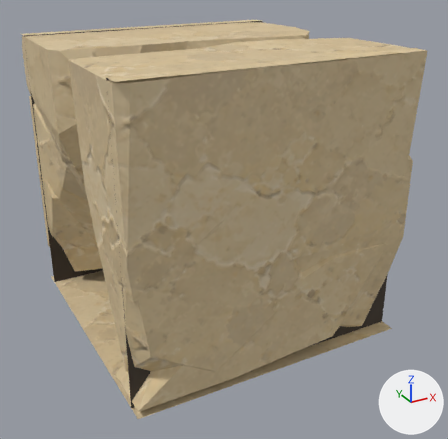
One commit to the glTF model assets/custom/models/ground_modules/ground_square_strip_10.glb: the scene before it, then after it.
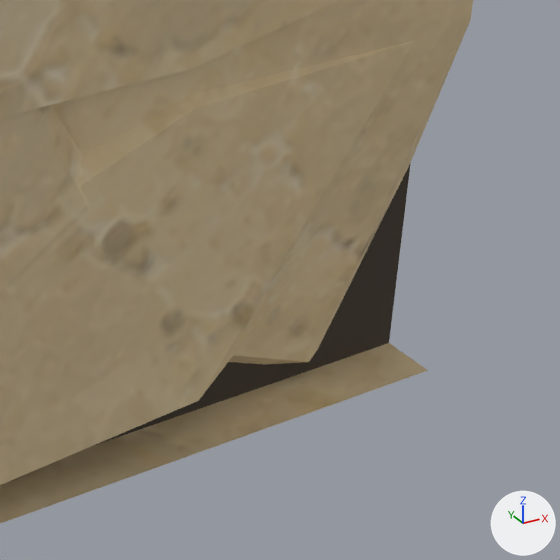
The first picture shows the older version from a 50 mm camera at (-0.478, -1.401, 1.288) aimed at (0.526, 0.424, 0.376). The close-ups show the older and then the newer version on the part from 63% to 95% of the width and 53% to 86% of the height of that picture. Only the edits that show in the close-ups are written down. The lights are fixed; the arrows at lower right show +X, +Y and +Z.

Objects in the first close-up: 'GroundSquareStrip10_Body'.
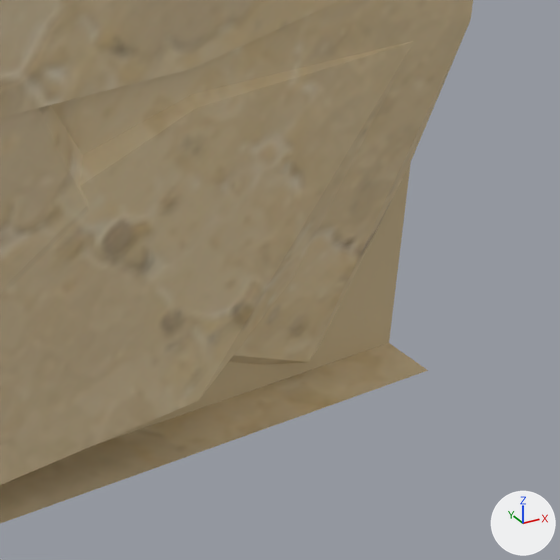
Location of each change, (x1, y1, x2, y2) in pixels of the close-ups (560 x 560 px):
```json
{"object": "GroundSquareStrip10_Body", "change": "recoloured", "before": [0, 162, 411, 489], "after": [0, 162, 411, 489]}
```

Scene script edits in JSON lines:
```json
{"op": "set", "path": "mat_groundmodulerecess.base_color", "old": "(0.06, 0.045, 0.032)", "new": "(0.61, 0.48, 0.28)", "note": "brown #453c32 -> beige #cdb890"}
```
